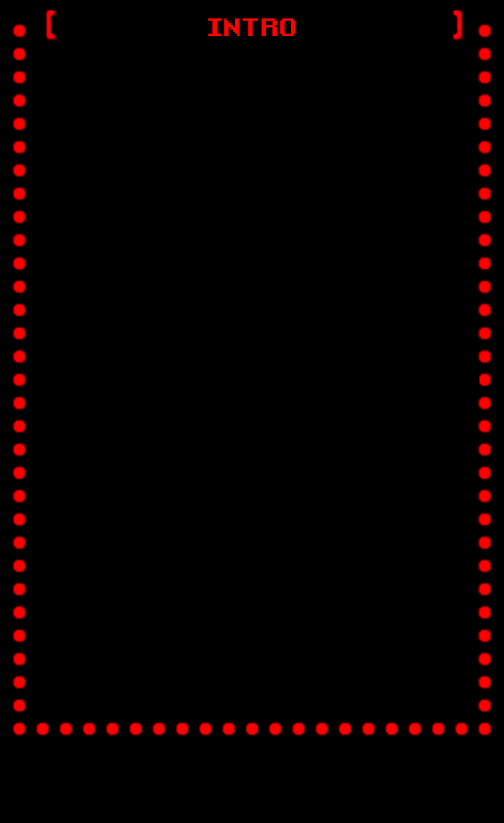
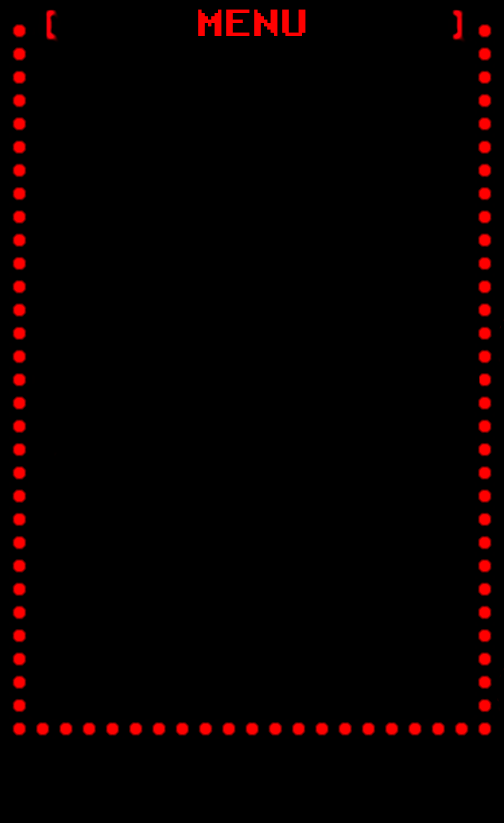
Revision of a layered w=504, h=823 image; what changed, layer by layer:
added layer "MENU" above "INTRO" over box(198, 9, 306, 36)
hid "INTRO", painted on it over box(198, 9, 306, 36)
